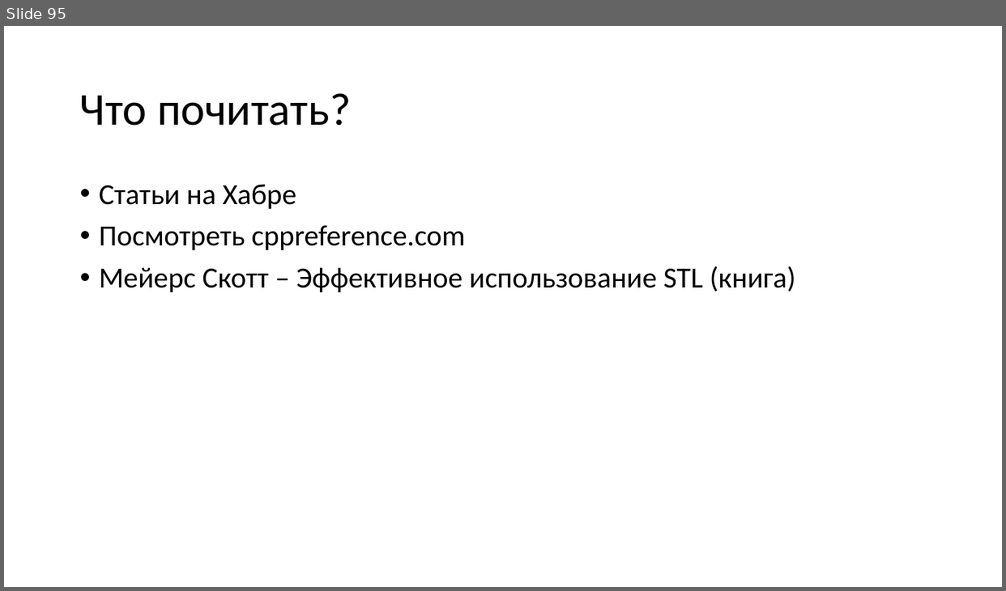
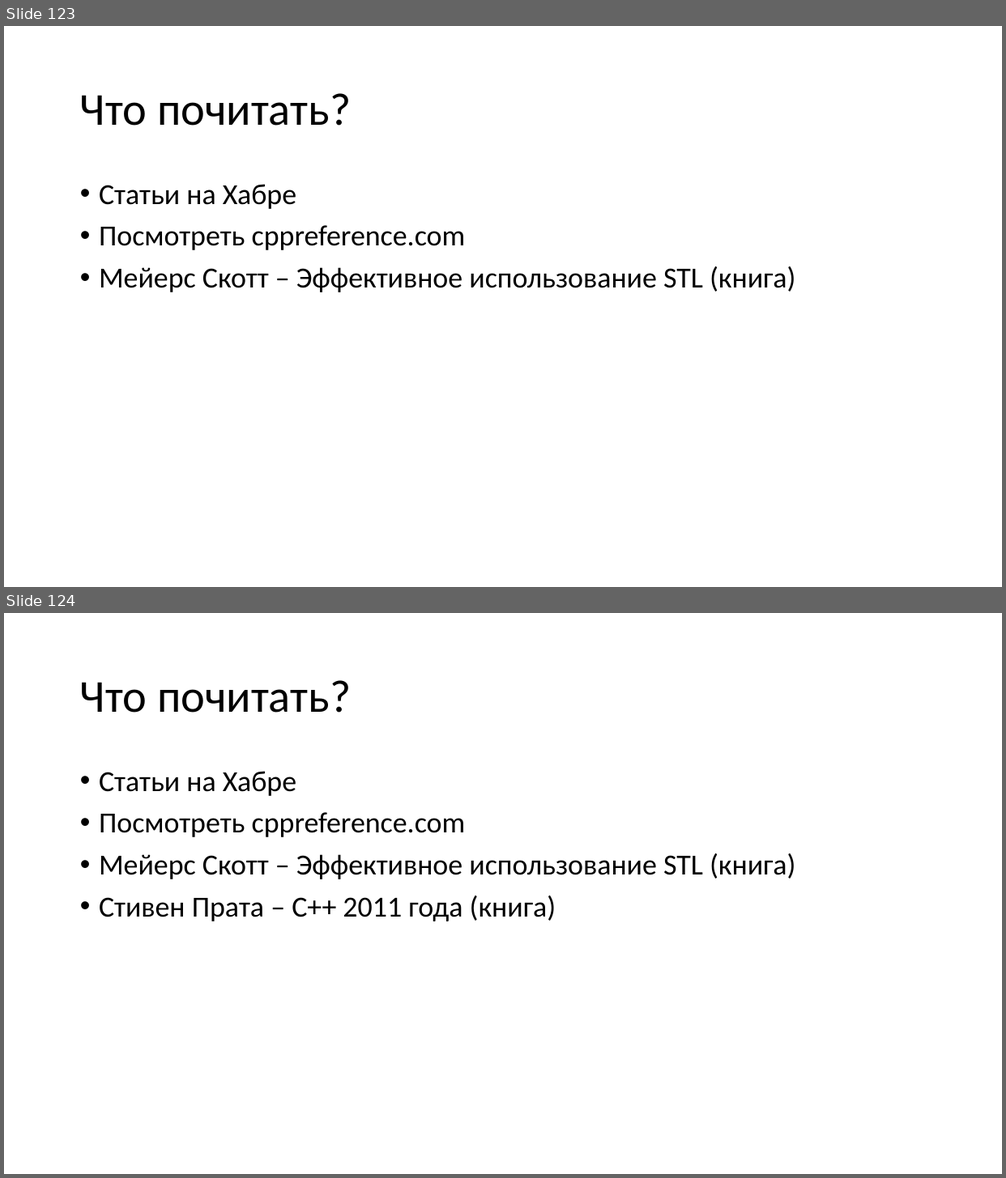
Before and after one commit to FloyzenCode/cpp-lectures, a slide deck: lecture8/lecture8.pptx. Shown one above the other, each under a label of ours: slide 95 before the commit, slides 123 and 124 after it. The pictures are 1006x591 and 1006x1178 pixels, drawn with LibreOffice and Linux fonts; fonts in the diff are those of the drawing. Boxes give left, top, right and bottom in pixels: in the first picture for what was removed or moved away, otherwise in the second. Text is boxed around its words. In the diff, an @@ line names an element or a change of style, - is before the commit and + after.

```diff
--- a/lecture8/lecture8.pptx
+++ b/lecture8/lecture8.pptx
@@ slide 124 added at [4, 613, 1002, 1174], background #FFFFFF @@
@@ title added at [80, 680, 351, 713], 44 pt, text #000000 @@
+Что почитать?
@@ text added at [99, 771, 795, 922], 28 pt, text #000000 @@
+• Статьи на Хабре
+• Посмотреть cppreference.com
+• Мейерс Скотт – Эффективное использование STL (книга)
+• Стивен Прата – С++ 2011 года (книга)
@@ what was slide 95 is now slide 123 @@
```
Also in this commit, not shown: 1 slide changed, 30 other slides added, 3 other files.
